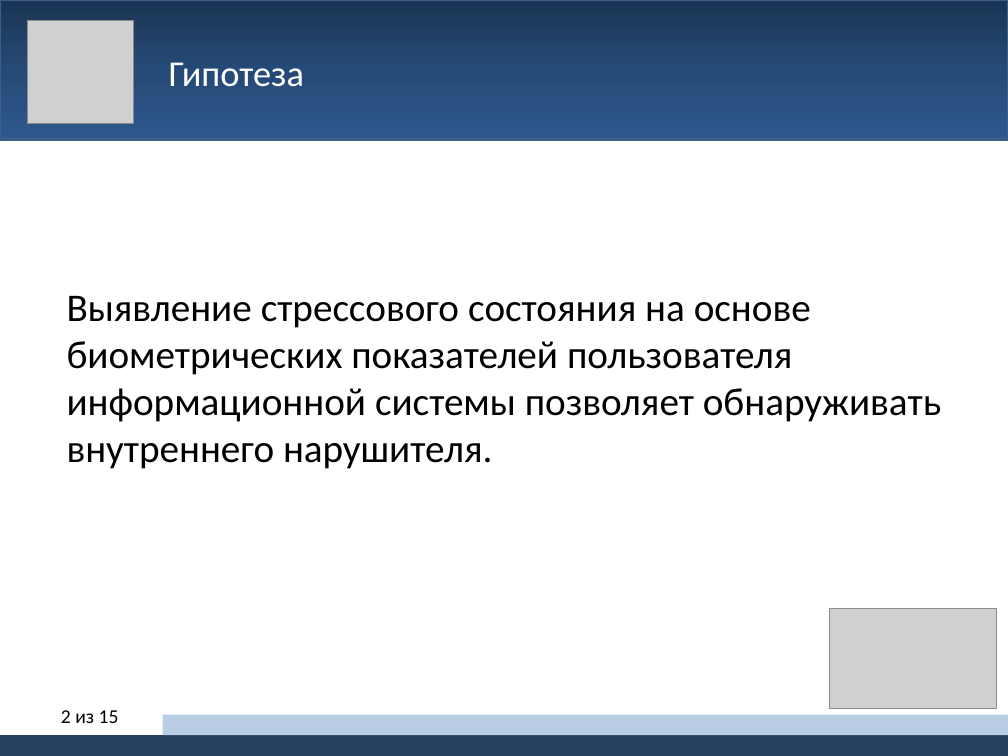
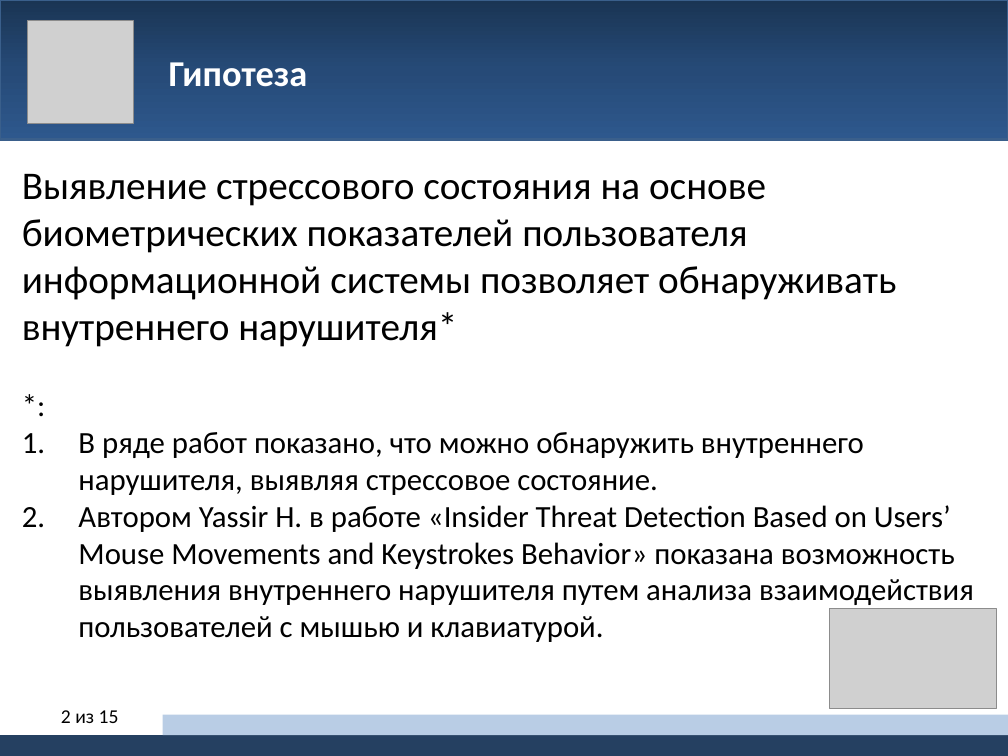
Before and after one commit to sultanovazamat/insider-threat-detection, a slide deck: slide 2 of reports/ppt_report.pptx. Drawn at 1008x756 pixels with LibreOffice and Linux fonts; fonts in the diff are those of the drawing; grey boxes stand for pictures. Boxes give left, top, right and bottom in pixels: in the first picture for what was removed or moved away, otherwise in the second. Text is boxed around its words. In the diff, an @@ line names an element or a change of style, - is before the commit and + after.

```diff
--- a/reports/ppt_report.pptx
+++ b/reports/ppt_report.pptx
@@ text "Гипотеза" at <box>169,62,308,87</box>: bold on @@
@@ text at <box>22,174,974,642</box>: text changed; size 28 to 22 pt @@
-Выявление стрессового состояния на основе биометрических показателей пользователя информационной системы позволяет обнаруживать внутреннего нарушителя.
+Выявление стрессового состояния на основе биометрических показателей пользователя информационной системы позволяет обнаруживать внутреннего нарушителя*
+*:
+1. В ряде работ показано, что можно обнаружить внутреннего нарушителя, выявляя стрессовое состояние.
+2. Автором Yassir H. в работе «Insider Threat Detection Based on Users’ Mouse Movements and Keystrokes Behavior» показана возможность выявления внутреннего нарушителя путем анализа взаимодействия пользователей с мышью и клавиатурой.
```
Also in this commit, not shown: 8 other slides changed, 5 slides removed, 4 other files.
